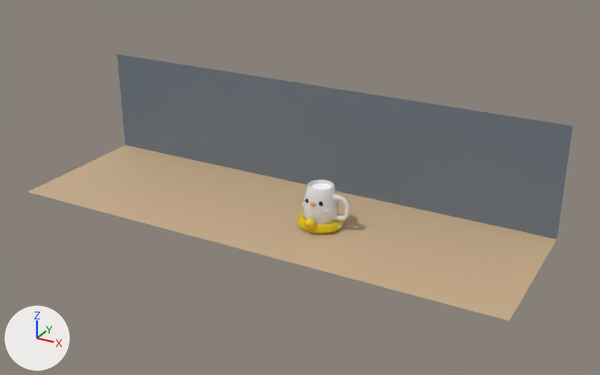
The glTF model tazapato.glb, before and after one commit.
Camera for both pictures: a 50 mm lens placed at (18.3, -35.5, 18.4), pointed at (-1.4, 0.2, 0.5). The axes (+X, +Y, +Z) are drawn at lower left. The lights are the same throughout. Where no turn or scale is listed for an object, it has been applied to the vertices.

The first picture shows 'cafe', 'cuerpo taza', 'escena fondo', 'flotador pato'.
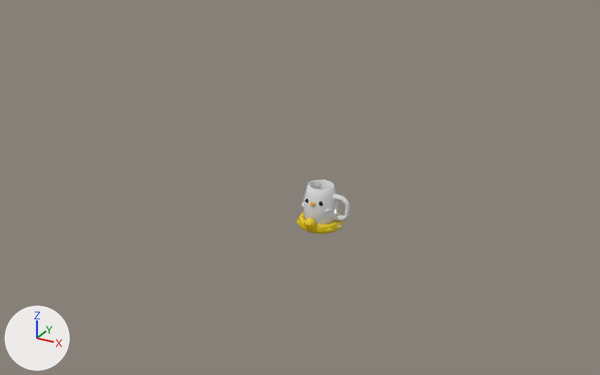
Changed parts and their boxes [x1, y1, x2, y2] in the pictures (600 x 375 px):
'escena fondo', deleted
    before: [28, 54, 573, 321]
    faces in mat_material_003 (blue #6e7984): [117, 54, 573, 239]
    faces in mat_base_fondo (beige #ccb08c): [28, 145, 557, 321]
'cafe', deleted
    before: [310, 183, 332, 190]

The edits, one by one:
Object 'cafe' (ob_cafe) is deleted.
Object 'escena fondo' (ob_escena_fondo) is deleted.
